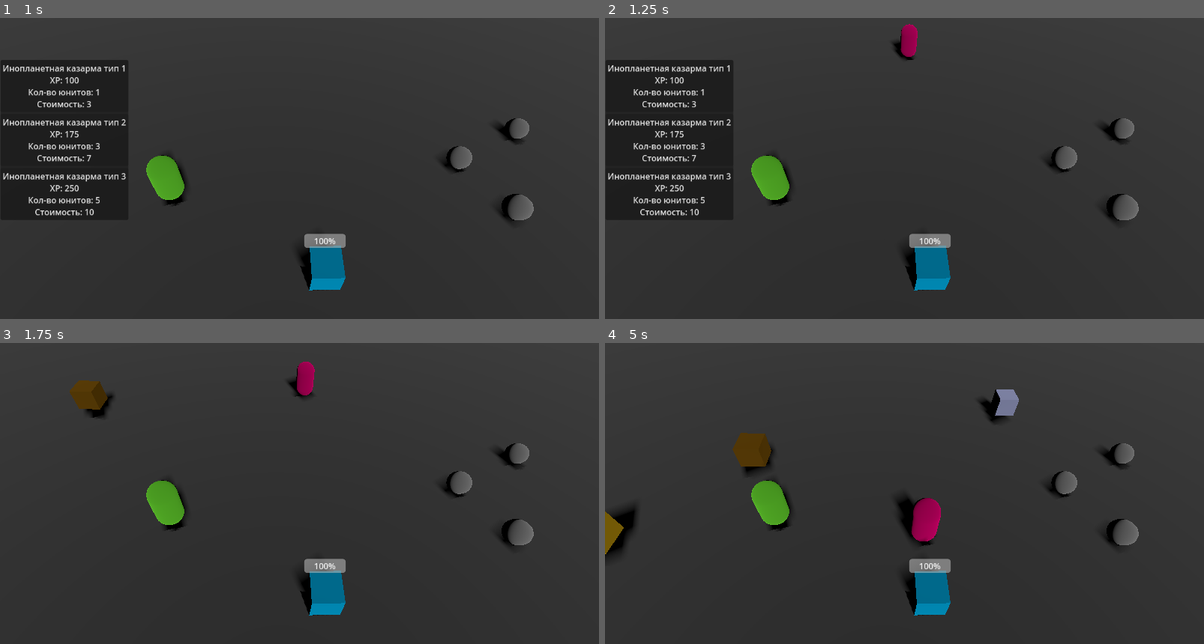
Above: before the commit, frames 1-4 (two rows, left to right).
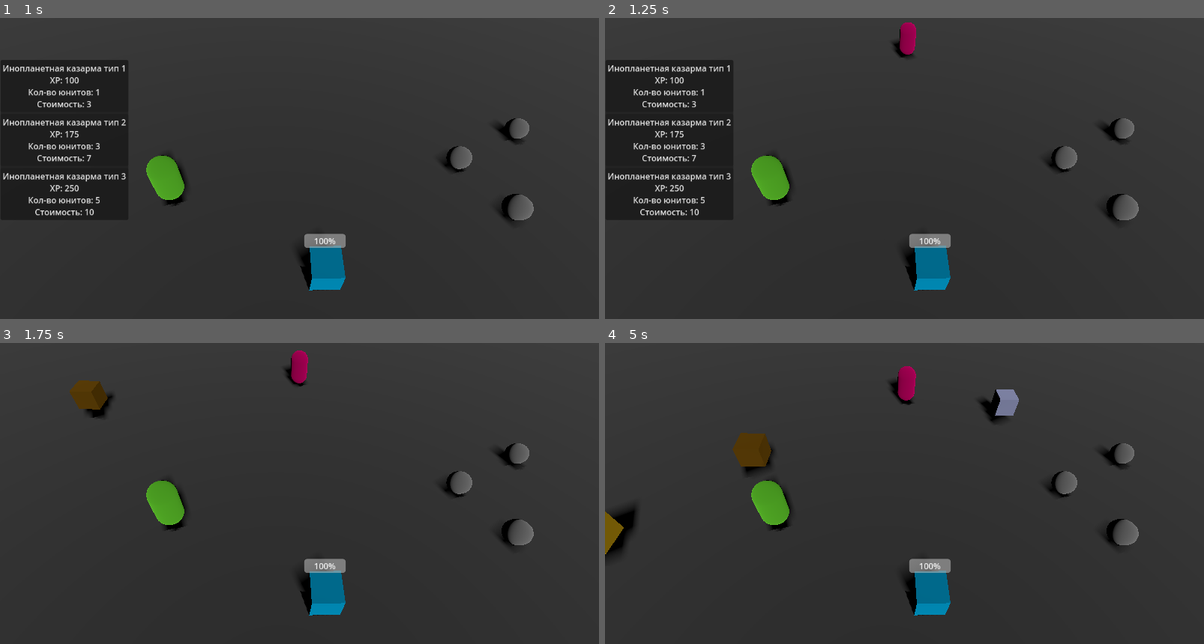
Above: after the commit, the same moments.

Repository: jelopf/RTS
Game: Godot game, scene res://scenes/Level1.tscn
Two runs of this game, one before a commit and one after it. Both use one fixed random seed, a clock stepped at 60 frames per second and the inputs below.
Inputs (mouse positions are in pixels of both pictures, inside the frame that each line leads up to):
- Up to frame 1 (1 s): tap Enter at 0.5 s; move the mouse to (431, 135) at 0.52 s; tap M at 0.6 s; click (431, 135) at 0.67 s
- Up to frame 2 (1.25 s): no input
- Up to frame 3 (1.75 s): click "Инопланетная казарма тип 1 XP…" at 1.25 s
- Up to frame 4 (5 s): move the mouse to (784, 493) at 2.02 s; tap M at 2.1, 3.6 s; click (784, 493) at 2.17 s; click "Инопланетная казарма тип 2 XP…" at 2.75 s; move the mouse to (964, 403) at 3.52 s; click (964, 403) at 3.67 s; click "Инопланетная казарма тип 3 XP…" at 4.25 s

Frame 1 is identical in both runs. In frame 2, less than 0.1% of the frame differs, in the area x 49-53%, y 1-14%; in frame 3, 0.4%; in frame 4, 1.2%, in the area x 47-57%, y 7-68%.

Commit message:
Добавлен поиск ближайшей цели у врагов.

Diff:
--- a/scenes/Barracks1.tscn
+++ b/scenes/Barracks1.tscn
@@ -11,8 +11,6 @@
 
 [node name="Area3D" type="Area3D"]
 script = ExtResource("1_bpe8b")
-hp = 250
-unit_count = 5
 
 [node name="CollisionShape3D" type="CollisionShape3D" parent="."]
 shape = SubResource("BoxShape3D_uneb2")
--- a/scenes/Barracks3.tscn
+++ b/scenes/Barracks3.tscn
@@ -11,8 +11,6 @@
 
 [node name="Area3D" type="Area3D"]
 script = ExtResource("1_1ayam")
-hp = 100
-unit_count = 1
 
 [node name="CollisionShape3D" type="CollisionShape3D" parent="."]
 shape = SubResource("BoxShape3D_uneb2")
--- a/scripts/GameManager.gd
+++ b/scripts/GameManager.gd
@@ -2,7 +2,6 @@
 
 var metal := 10
 var selected_barracks_type := 1  # По умолчанию тип 1
-
 
 # Таблица с характеристиками казарм
 var barracks_data = {
--- a/scripts/PlacementManager.gd
+++ b/scripts/PlacementManager.gd
@@ -56,6 +56,9 @@
 		building.global_transform.origin = GridManager.grid_to_world(grid_pos)
 		GridManager.occupy_cell(grid_pos)
 
+		if building.has_method("place_barracks"):
+			building.place_barracks()
+
 		ghost.queue_free()
 		ghost = null
 		GameManager.ghost_building = false
@@ -63,6 +66,7 @@
 	else:
 		print("Недостаточно металла для покупки!")
 
+
 func _unhandled_input(event):
 	if event is InputEventKey and event.keycode == KEY_ESCAPE and event.pressed:
 		cancel_placement()
--- a/scripts/barracks_1.gd
+++ b/scripts/barracks_1.gd
@@ -2,18 +2,41 @@
 
 @export var hp := 100
 @export var unit_count := 1
-@export var spawn_scene:= preload("res://scenes/Unit.tscn")  # сюда потом префаб юнита
+@export var spawn_scene := preload("res://scenes/Unit.tscn")  # сюда потом префаб юнита
+
+var is_placed := false  # чтобы следить, построена ли казарма
 
 func _ready():
+	# Пока ничего не запускаем, ждём place_barracks()
+	pass
+
+func place_barracks():
+	is_placed = true
+	add_to_group("targetable")
 	$Timer.wait_time = 20.0
 	$Timer.start()
+	print("Казарма активирована и начала спавн юнитов.")
 
 func _on_timer_timeout():
+	if not is_placed:
+		return  # Не спавним, если казарма ещё не построена
+
 	for i in unit_count:
 		var unit = spawn_scene.instantiate()
 		get_parent().add_child(unit)
-		unit.global_transform.origin = global_transform.origin + Vector3(randf()*2.0, 1, randf()*2.0)
+		unit.global_transform.origin = global_transform.origin + Vector3(randf() * 2.0, 1, randf() * 2.0)
 
-func _on_destroyed():  # вызови при разрушении или удалении
+func take_damage(amount: int, _attacker: Node3D = null):
+	if not is_placed:
+		return  # Призраки не получают урон
+
+	hp -= amount
+	print("Казарма получила урон:", amount, " Осталось HP:", hp)
+	if hp <= 0:
+		print("Казарма уничтожена.")
+		_on_destroyed()
+		queue_free()
+
+func _on_destroyed():
 	var grid_pos = GridManager.world_to_grid(global_transform.origin)
 	GridManager.free_cell(grid_pos)
--- a/scripts/barracks_2.gd
+++ b/scripts/barracks_2.gd
@@ -1,19 +1,42 @@
 extends Area3D
 
-@export var hp := 100
-@export var unit_count := 1
-@export var spawn_scene:= preload("res://scenes/Unit.tscn")  # сюда потом префаб юнита
+@export var hp := 175
+@export var unit_count := 3
+@export var spawn_scene := preload("res://scenes/Unit.tscn")  # сюда потом префаб юнита
+
+var is_placed := false  # чтобы следить, построена ли казарма
 
 func _ready():
+	# Пока ничего не запускаем, ждём place_barracks()
+	pass
+
+func place_barracks():
+	is_placed = true
+	add_to_group("targetable")
 	$Timer.wait_time = 20.0
 	$Timer.start()
+	print("Казарма активирована и начала спавн юнитов.")
 
 func _on_timer_timeout():
+	if not is_placed:
+		return  # Не спавним, если казарма ещё не построена
+
 	for i in unit_count:
 		var unit = spawn_scene.instantiate()
 		get_parent().add_child(unit)
-		unit.global_transform.origin = global_transform.origin + Vector3(randf()*2.0, 1, randf()*2.0)
+		unit.global_transform.origin = global_transform.origin + Vector3(randf() * 2.0, 1, randf() * 2.0)
 
-func _on_destroyed():  # вызови при разрушении или удалении
+func take_damage(amount: int, _attacker: Node3D = null):
+	if not is_placed:
+		return  # Призраки не получают урон
+
+	hp -= amount
+	print("Казарма получила урон:", amount, " Осталось HP:", hp)
+	if hp <= 0:
+		print("Казарма уничтожена.")
+		_on_destroyed()
+		queue_free()
+
+func _on_destroyed():
 	var grid_pos = GridManager.world_to_grid(global_transform.origin)
 	GridManager.free_cell(grid_pos)
--- a/scripts/barracks_3.gd
+++ b/scripts/barracks_3.gd
@@ -2,18 +2,41 @@
 
 @export var hp := 250
 @export var unit_count := 5
-@export var spawn_scene:= preload("res://scenes/Unit.tscn")  # сюда потом префаб юнита
+@export var spawn_scene := preload("res://scenes/Unit.tscn")  # сюда потом префаб юнита
+
+var is_placed := false  # чтобы следить, построена ли казарма
 
 func _ready():
+	# Пока ничего не запускаем, ждём place_barracks()
+	pass
+
+func place_barracks():
+	is_placed = true
+	add_to_group("targetable")
 	$Timer.wait_time = 20.0
 	$Timer.start()
+	print("Казарма активирована и начала спавн юнитов.")
 
 func _on_timer_timeout():
+	if not is_placed:
+		return  # Не спавним, если казарма ещё не построена
+
 	for i in unit_count:
 		var unit = spawn_scene.instantiate()
 		get_parent().add_child(unit)
-		unit.global_transform.origin = global_transform.origin + Vector3(randf()*2.0, 1, randf()*2.0)
+		unit.global_transform.origin = global_transform.origin + Vector3(randf() * 2.0, 1, randf() * 2.0)
 
-func _on_destroyed():  # вызови при разрушении или удалении
+func take_damage(amount: int, _attacker: Node3D = null):
+	if not is_placed:
+		return  # Призраки не получают урон
+
+	hp -= amount
+	print("Казарма получила урон:", amount, " Осталось HP:", hp)
+	if hp <= 0:
+		print("Казарма уничтожена.")
+		_on_destroyed()
+		queue_free()
+
+func _on_destroyed():
 	var grid_pos = GridManager.world_to_grid(global_transform.origin)
 	GridManager.free_cell(grid_pos)
--- a/scripts/base.gd
+++ b/scripts/base.gd
@@ -9,6 +9,7 @@
 
 func _ready():
 	current_health = max_health
+	add_to_group("targetable")
 
 	# Получаем ссылки на элементы UI
 	health_bar = $CanvasLayer/Control/ProgressBar
@@ -24,7 +25,7 @@
 	update_health_bar()
 	update_bar_position(global_transform.origin)
 
-func take_damage(amount):
+func take_damage(amount: int, _attacker: Node3D = null):
 	current_health -= amount
 	#print("Базе нанесён урон:", amount, "Осталось здоровья:", current_health)
 
--- a/scripts/enemy.gd
+++ b/scripts/enemy.gd
@@ -1,31 +1,30 @@
 extends CharacterBody3D
 
-@export var speed := 3.0
+@export var speed := 1.0
 @export var attack_range := 1.5
-@export var attack_damage := 10
-@export var attack_interval := 1.0  # как часто наносим урон
+@export var attack_damage := 4
+@export var attack_interval := 3.0
 
-var target_base: Node3D
+var current_target: Node3D = null
 var is_attacking := false
 
 func _ready():
-	print("Враг загружен! Позиция:", global_transform.origin)
-	target_base = get_tree().get_current_scene().get_node("Base")
-	if target_base:
-		print("База найдена:", target_base.global_transform.origin)
-	else:
-		print("Ошибка: база не найдена!")
+	print("Враг загружен!")
+	find_target()
 
 func _physics_process(_delta):
-	if target_base and not is_attacking:
-		var distance = global_transform.origin.distance_to(target_base.global_transform.origin)
+	if not is_attacking:
+		find_target()
+
+	if current_target and not is_attacking:
+		var distance = global_transform.origin.distance_to(current_target.global_transform.origin)
 		if distance > attack_range:
-			move_towards_base()
+			move_towards(current_target)
 		else:
 			start_attacking()
 
-func move_towards_base():
-	var direction = (target_base.global_transform.origin - global_transform.origin).normalized()
+func move_towards(target):
+	var direction = (target.global_transform.origin - global_transform.origin).normalized()
 	velocity = direction * speed
 	move_and_slide()
 
@@ -35,19 +34,29 @@
 	attack_loop()
 
 func attack_loop() -> void:
-	if not target_base:
-		print("Базы нет. Прекращаем атаку.")
-		queue_free()
+	if not is_instance_valid(current_target):
+		is_attacking = false
+		find_target()
 		return
 
-	if not is_instance_valid(target_base):
-		print("База уничтожена.")
-		queue_free()
-		return
+	current_target.take_damage(attack_damage)
+	# print("Враг атакует:", current_target.name)
 
-	target_base.take_damage(attack_damage)
-	# print("Враг атакует! Урон:", attack_damage)
-
-	# Ждём паузу и атакуем снова
 	await get_tree().create_timer(attack_interval).timeout
 	attack_loop()
+
+func find_target():
+	var min_dist = INF
+	var closest = null
+	var my_position = global_transform.origin
+
+	for target in get_tree().get_nodes_in_group("targetable"):
+		if not is_instance_valid(target):
+			continue
+		var dist = my_position.distance_to(target.global_transform.origin)
+		if dist < min_dist:
+			min_dist = dist
+			closest = target
+
+	if closest:
+		current_target = closest
--- a/scripts/unit.gd
+++ b/scripts/unit.gd
@@ -4,8 +4,17 @@
 var is_processing_mining = false
 var target_position: Vector3
 var mining_target = null
+var attack_target = null
+var is_attacking = false
 
 @export var speed := 3.0
+@export var hp := 25
+@export var attack_range := 2.0
+@export var attack_damage := 4
+@export var attack_interval := 3.0  # Каждые 3 секунды
+
+func _ready():
+	add_to_group("targetable")
 
 func start_mining(resource_node):
 	if is_busy:
@@ -15,6 +24,11 @@
 	target_position = resource_node.global_transform.origin
 
 func _physics_process(_delta):
+	if is_attacking:
+		# Атакующий юнит не должен двигаться
+		velocity = Vector3.ZERO
+		return
+
 	if is_busy and mining_target and not is_processing_mining:
 		var direction = (target_position - global_transform.origin).normalized()
 		velocity = direction * speed
@@ -28,11 +42,53 @@
 	is_processing_mining = true
 	print("Начало добычи! Ждём ", mining_target.mining_time, " секунд.")
 
-	# Инициализация и запуск добычи через руду
 	await mining_target.mine()
 
-	# Завершаем процесс добычи
 	is_busy = false
 	is_processing_mining = false
 	mining_target = null
 	print("Добыча завершена! Юнит снова свободен.")
+
+func take_damage(amount: int, attacker: Node3D = null):
+	hp -= amount
+	print("Юнит получил урон:", amount, " Осталось HP:", hp)
+
+	# Остановим добычу и начнём защищаться
+	is_busy = false
+	is_processing_mining = false
+	mining_target = null
+
+	if attacker != null:
+		attack_target = attacker
+		start_attack()
+
+	if hp <= 0:
+		queue_free()
+
+func start_attack():
+	if not attack_target or is_attacking:
+		return
+
+	is_attacking = true
+	velocity = Vector3.ZERO
+	attack_loop()
+
+func attack_loop():
+	if not is_instance_valid(attack_target):
+		print("Цель уничтожена.")
+		is_attacking = false
+		attack_target = null
+		return
+
+	if global_transform.origin.distance_to(attack_target.global_transform.origin) > attack_range:
+		print("Цель слишком далеко. Останавливаем атаку.")
+		is_attacking = false
+		attack_target = null
+		return
+
+	# Атака цели
+	if attack_target.has_method("take_damage"):
+		attack_target.take_damage(attack_damage)
+
+	await get_tree().create_timer(attack_interval).timeout
+	attack_loop()
